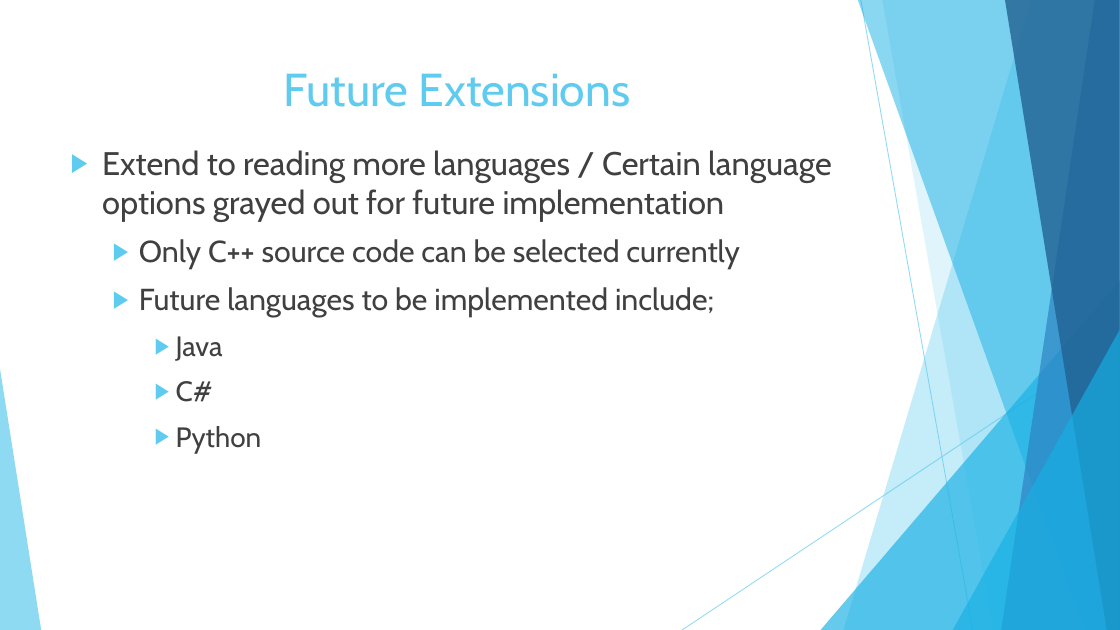
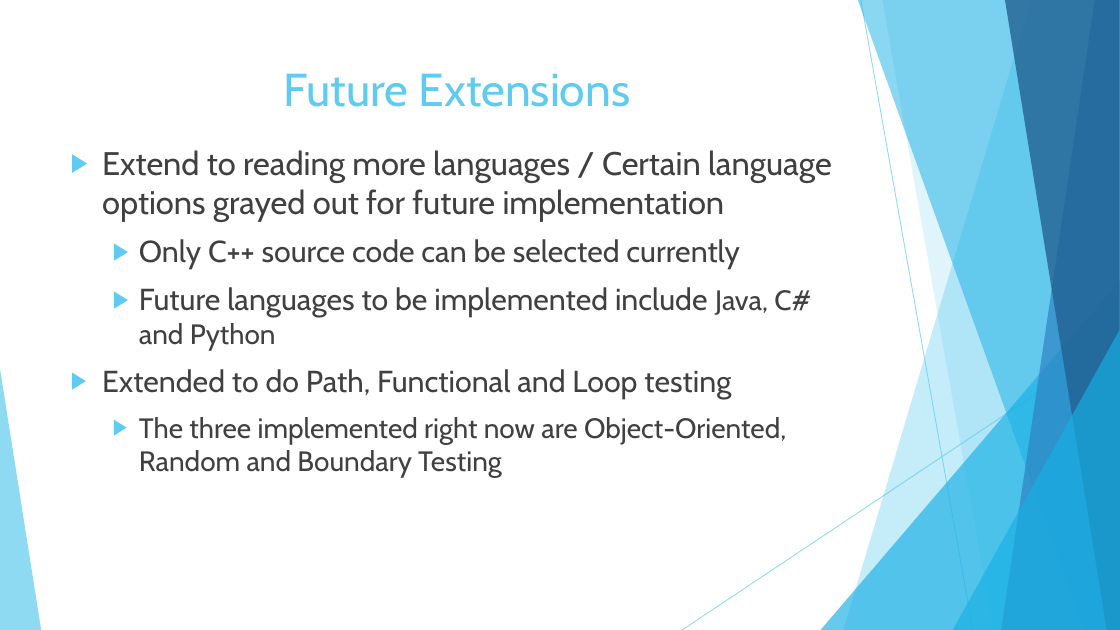
Before and after one commit to cynorfleet/Software-Engineering, a slide deck: slide 17 of Final Presentation.pptx (slide 16 before the commit). Drawn at 1120x630 pixels with LibreOffice and Linux fonts; fonts in the diff are those of the drawing. Boxes give left, top, right and bottom in pixels: in the first picture for what was removed or moved away, otherwise in the second. Text is boxed around its words. In the diff, an @@ line names an element or a change of style, - is before the commit and + after.

```diff
--- a/Final Presentation.pptx
+++ b/Final Presentation.pptx
@@ text at box(102, 287, 811, 478): text changed; size 26 to 24 pt @@
-  ▶ Future languages to be implemented include;
-    ▶ Java
-    ▶ C#
-    ▶ Python
+  ▶ Future languages to be implemented include Java, C# and Python
+▶ Extended to do Path, Functional and Loop testing
+  ▶ The three implemented right now are Object-Oriented, Random and Boundary Testing
```
Also in this commit, not shown: 3 other slides changed, 1 slide added.
